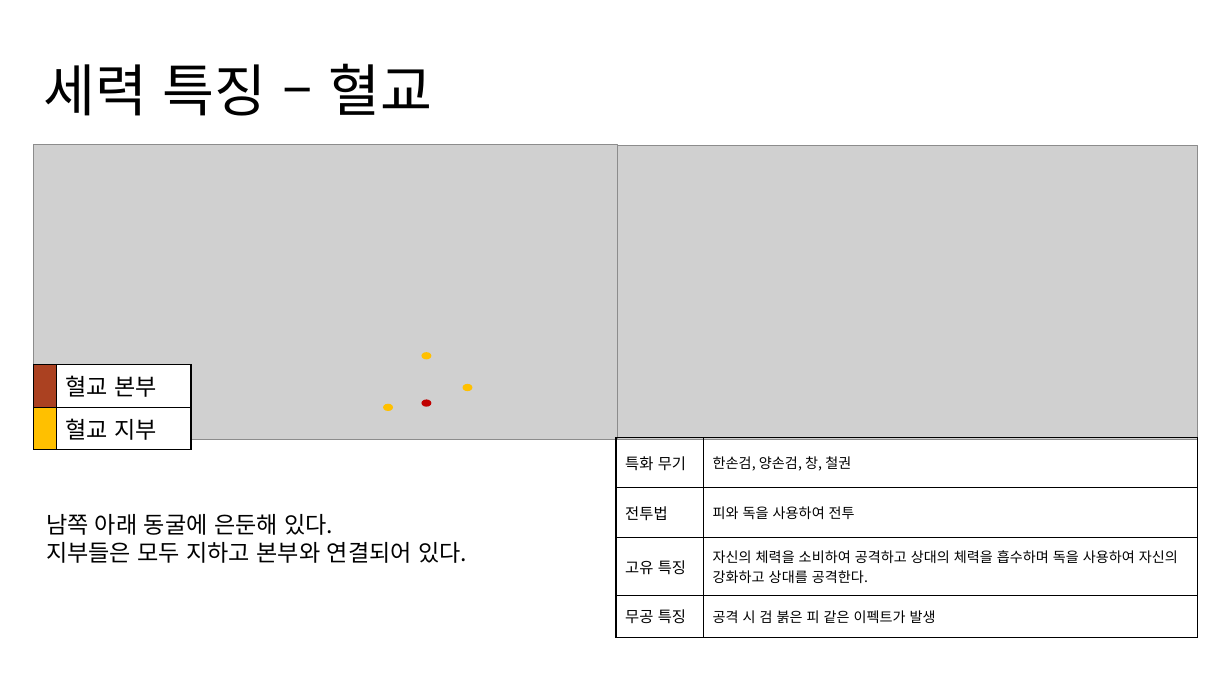
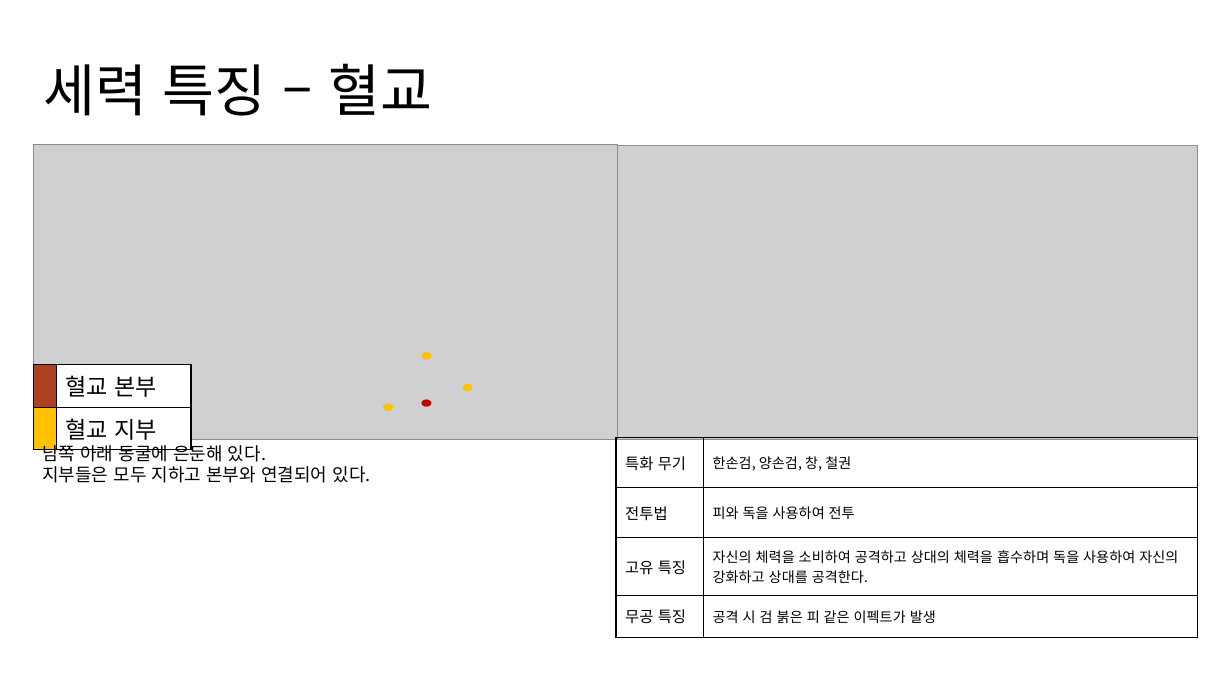
Before and after one commit to yjk0401/unityenginebasic_9th, a slide deck: slide 18 of 기획/세력 기획서.pptx (slide 14 before the commit). Drawn at 1232x693 pixels with LibreOffice and Linux fonts; fonts in the diff are those of the drawing; grey boxes stand for pictures. Boxes give left, top, right and bottom in pixels: in the first picture for what was removed or moved away, otherwise in the second. Text is boxed around its words. In the diff, an @@ line names an element or a change of style, - is before the commit and + after.

```diff
--- a/기획/세력 기획서.pptx
+++ b/기획/세력 기획서.pptx
@@ text "남쪽 아래 동굴에 은둔해 있다.": place and size @@
-text "남쪽 아래 동굴에 은둔해 있다." at [46, 514, 467, 563]
+text "남쪽 아래 동굴에 은둔해 있다." at [42, 441, 371, 483]
@@ text "남쪽 아래 동굴에 은둔해 있다." at [42, 441, 371, 483]: size 18 to 14 pt @@
```
Also in this commit, not shown: 12 other slides changed, 4 slides added, 4 other files.
